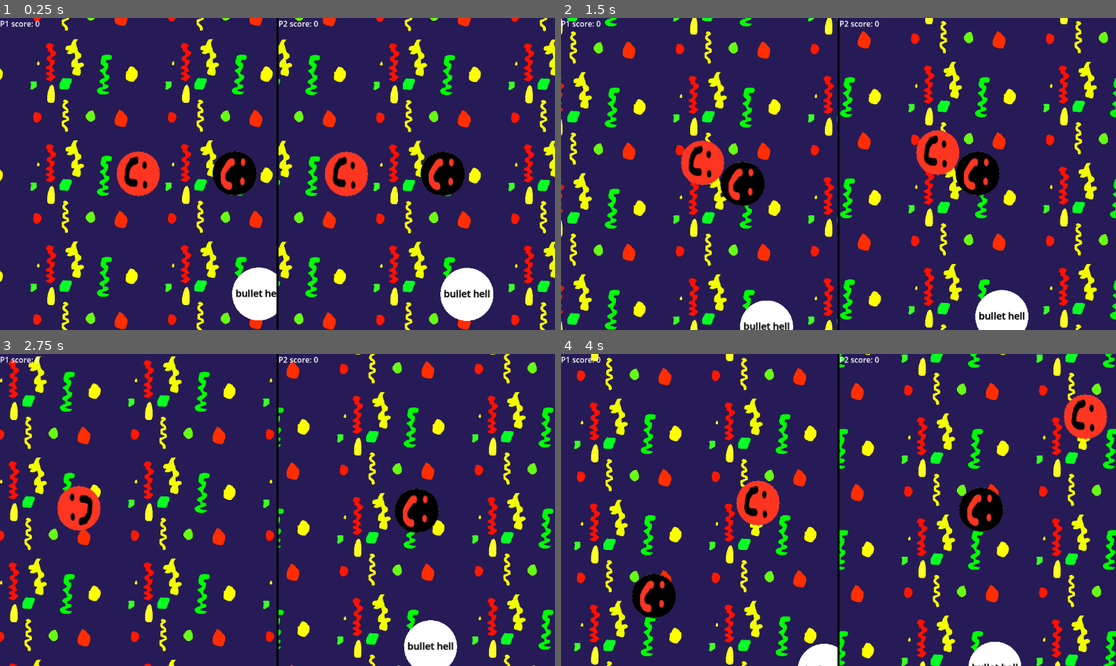
Above: before the commit, frames 1-4 (two rows, left to right).
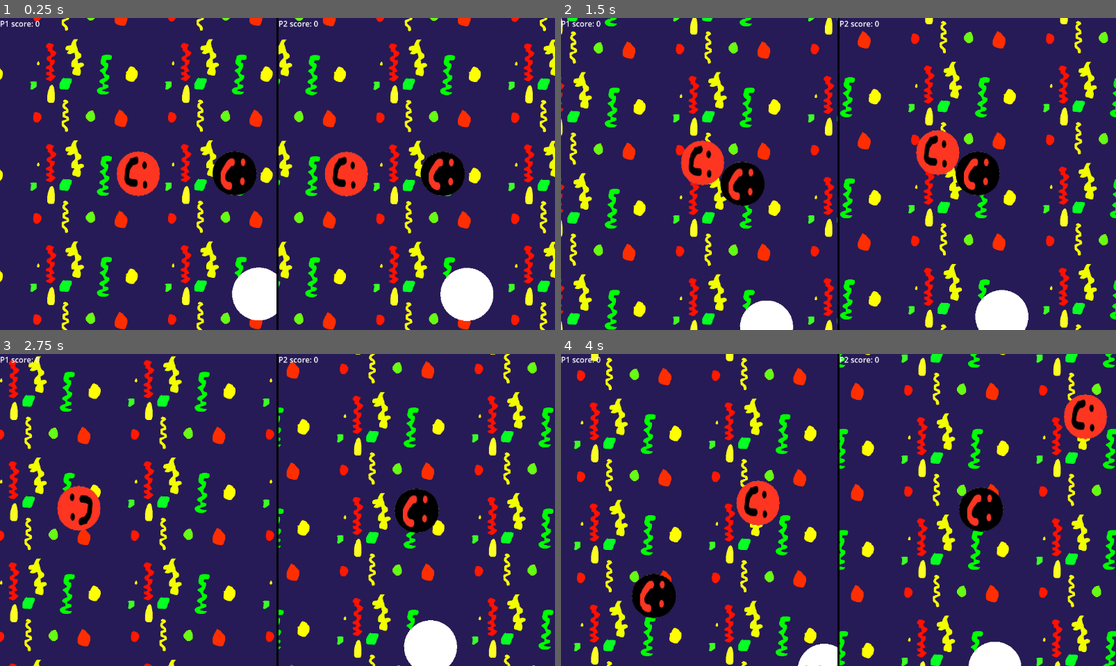
Above: after the commit, the same moments.

Repository: real-chicken-master/GDD112TempName
Game: Godot game, scene res://UI/splitscreen.tscn
Same seed, same stepped clock (60 frames per second), same inputs: the game is played once before the commit and once after it.
Inputs:
- Up to frame 1 (0.25 s): no input
- Up to frame 2 (1.5 s): hold D (right1) from 0.53 s (still down); tap Up (up2) at 0.6 s; tap W (up1) at 0.77, 0.8, 1.07, 1.35 s
- Up to frame 3 (2.75 s): tap W (up1) at 1.52, 1.82, 2.3 s; tap Up (up2) at 1.55 s; release D (right1) at 2.03 s; hold A (left1) from 2.03 s (still down); tap Down (down2) at 2.1 s
- Up to frame 4 (4 s): release A (left1) at 2.78 s; hold D (right1) from 2.78 s (still down); tap Left (left2) at 2.85 s; tap W (up1) at 3.02, 3.32, 3.77, 3.8 s; tap Up (up2) at 3.05 s; tap Right (right2) at 3.6 s

The runs differ from the first frame. In frame 1, 0.3% of the frame differs, in the area x 42-89%, y 86-90%; in frame 2, 0.3%, in the area x 32-84%, y 94-100%; in frame 3, 0.1%; in frame 4, less than 0.1%.

Commit message:
PLEASE PLATFORMER WORK I BEGETH OF  THRY

Diff:
--- a/Minigames/platformer/spikereal.tscn
+++ b/Minigames/platformer/spikereal.tscn
@@ -13,6 +13,6 @@
 [node name="CollisionPolygon2D" type="CollisionPolygon2D" parent="."]
 position = Vector2(-5.22608, -20.9368)
 scale = Vector2(1.35031, 1.15231)
-polygon = PackedVector2Array(2, -3, -37.6017, 104.084, 40.8988, 104.952)
+polygon = PackedVector2Array(0.907999, 16.4338, -37.6017, 104.084, 40.8988, 104.952)
 
 [connection signal="body_entered" from="." to="." method="_on_body_entered"]
--- a/lobby/minigame_1.tscn
+++ b/lobby/minigame_1.tscn
@@ -1,7 +1,6 @@
-[gd_scene load_steps=5 format=3 uid="uid://c6mx5yrnxiiqu"]
+[gd_scene load_steps=4 format=3 uid="uid://c6mx5yrnxiiqu"]
 
 [ext_resource type="Script" path="res://lobby/minigame_1.gd" id="1_ddjle"]
-[ext_resource type="LabelSettings" uid="uid://vvbpbqq237n5" path="res://lobby/change_minigame_label.tres" id="2_xd7je"]
 
 [sub_resource type="CircleShape2D" id="CircleShape2D_xm2wb"]
 radius = 55.0364
@@ -21,13 +20,3 @@
 position = Vector2(1.49012e-06, 1.0252e-05)
 scale = Vector2(110.125, 110)
 mesh = SubResource("SphereMesh_761y7")
-
-[node name="Label" type="Label" parent="."]
-offset_left = -52.0
-offset_top = -46.0
-offset_right = 53.0
-offset_bottom = 43.0
-text = "bullet hell"
-label_settings = ExtResource("2_xd7je")
-horizontal_alignment = 1
-vertical_alignment = 1
--- a/players/player 2/player2.gd
+++ b/players/player 2/player2.gd
@@ -46,7 +46,7 @@
 			if coyote_timer_p_2.time_left > 0 :
 				coyote_timer_p_2.stop()
 				player_jump_2.play()
-				velocity.y -= 2300
+				velocity.y -= 2222
 
 
 		velocity.y += 100
--- a/players/player1/player1.gd
+++ b/players/player1/player1.gd
@@ -43,7 +43,7 @@
 			if coyote_timer_p_1.time_left > 0 :
 				coyote_timer_p_1.stop()
 				player_jump_1.play()
-				velocity.y -= 2300
+				velocity.y -= 2222
 
 
 		velocity.y += 100
Not shown: 1 places in Minigames/platformer/platformer_win.tscn that only renumber resources
Not shown: 1 places in UI/splitscreen.tscn that only renumber resources
Not shown: 1 places in lobby/main_lobby.tscn that only renumber resources
Not shown: 1 places in players/player 2/player2.tscn that only renumber resources
Not shown: 1 places in players/player1/player1.tscn that only renumber resources
